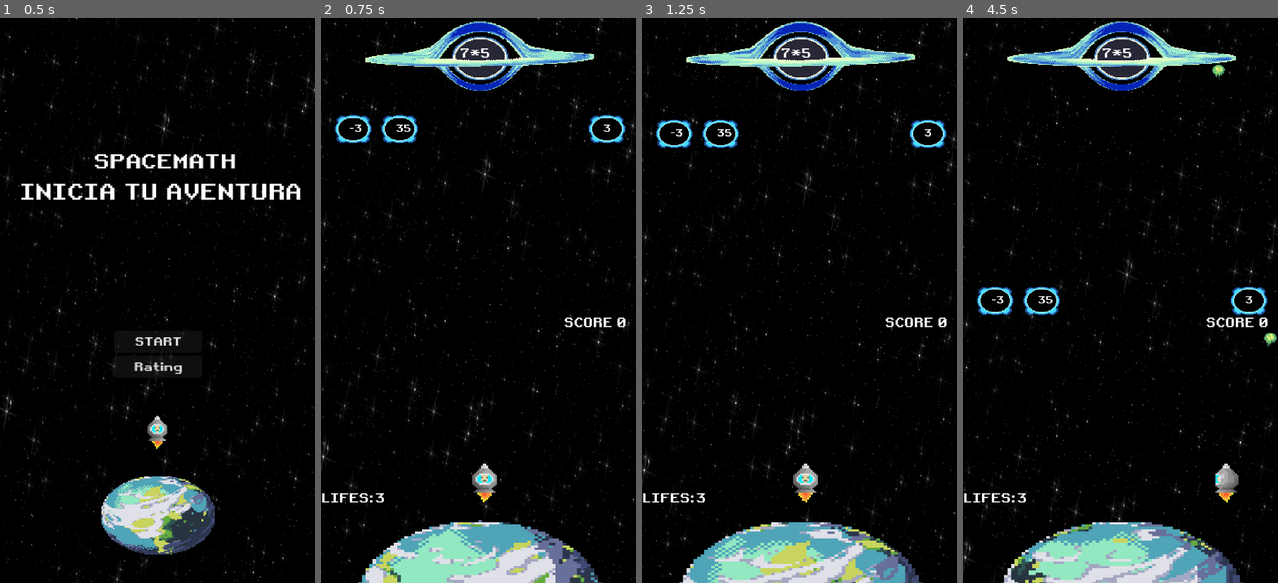
Above: before the commit, frames 1-4 (left to right).
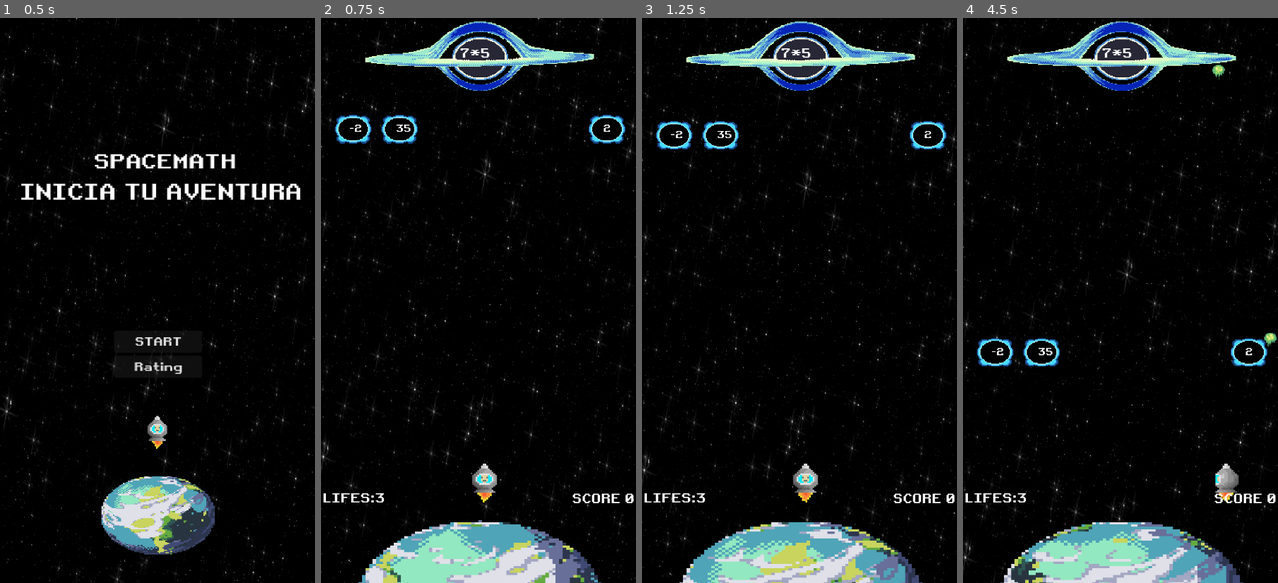
Above: after the commit, the same moments.

Repository: Keeeff9/math-kid
Game: Godot game, scene res://Scenes/menu.tscn
The game is run twice, just before and just after one commit, with the same random seed, the same clock (stepped at 60 frames per second) and the same inputs.
Inputs:
- Up to frame 1 (0.5 s): no input
- Up to frame 2 (0.75 s): click "START" at 0.5 s
- Up to frame 3 (1.25 s): no input
- Up to frame 4 (4.5 s): tap Enter (ui_accept) at 1.25, 1.52, 2.27, 3.77 s; hold Right (ui_right) 1.28-2.03 s; hold Left (ui_left) 2.03-2.78 s; hold Right (ui_right) 2.78-4.28 s; hold Left (ui_left) from 4.28 s (still down)

Frame 1 is identical in both runs. In frame 2, 0.6% of the frame differs, in the area x 0-100%, y 17-86%; in frame 3, 1.3%; in frame 4, 2.1%, in the area x 0-100%, y 47-86%.

Commit message:
Arreglo del sistema de vidas al caer un asteroide

Diff:
--- a/SpaceMath/v.0.2.2/Main_World/world.tscn
+++ b/SpaceMath/v.0.2.2/Main_World/world.tscn
@@ -493,7 +493,6 @@
 [node name="CanvasLayer" type="CanvasLayer" parent="."]
 
 [node name="menuPausa" parent="CanvasLayer" instance=ExtResource("8_uhaoi")]
-visible = false
 offset_left = -7.0
 offset_top = -3.0
 offset_right = -7.0
--- a/SpaceMath/v.0.2.2/Scenes/gui.tscn
+++ b/SpaceMath/v.0.2.2/Scenes/gui.tscn
@@ -3,9 +3,6 @@
 [ext_resource type="Script" path="res://Scripts/gui.gd" id="1_hkawb"]
 [ext_resource type="Texture2D" uid="uid://cyqv4mi4vcaps" path="res://Assets/mainEnemy.png" id="2_2x6m2"]
 [ext_resource type="FontFile" uid="uid://s15272omc2m3" path="res://Assets/fonts/retro.ttf" id="2_mlilq"]
-
-[sub_resource type="LabelSettings" id="LabelSettings_ebfd4"]
-font_size = 28
 
 [sub_resource type="AtlasTexture" id="AtlasTexture_gl63x"]
 atlas = ExtResource("2_2x6m2")
@@ -434,6 +431,9 @@
 "name": &"default",
 "speed": 15.0
 }]
+
+[sub_resource type="LabelSettings" id="LabelSettings_ebfd4"]
+font_size = 28
 
 [sub_resource type="LabelSettings" id="LabelSettings_xg7ms"]
 font_size = 29
@@ -467,22 +467,6 @@
 theme_override_constants/margin_right = 13
 metadata/_edit_use_anchors_ = true
 
-[node name="VBoxContainer_Score" type="HBoxContainer" parent="Control/MarginContainer"]
-texture_filter = 1
-layout_mode = 2
-size_flags_horizontal = 8
-size_flags_vertical = 4
-
-[node name="ScoreLabel" type="Label" parent="Control/MarginContainer/VBoxContainer_Score"]
-layout_mode = 2
-size_flags_horizontal = 6
-size_flags_vertical = 0
-theme_override_fonts/font = ExtResource("2_mlilq")
-text = "SCORE 0"
-label_settings = SubResource("LabelSettings_ebfd4")
-horizontal_alignment = 1
-vertical_alignment = 1
-
 [node name="VBoxContainer_Question" type="HBoxContainer" parent="Control/MarginContainer"]
 custom_minimum_size = Vector2(0, 1)
 layout_mode = 2
@@ -523,21 +507,34 @@
 label_settings = SubResource("LabelSettings_xg7ms")
 
 [node name="LifeLabelText" type="Label" parent="Control/Label_Lifes"]
-offset_top = 656.0
-offset_right = 116.0
+offset_left = 3.0
+offset_top = 1056.0
+offset_right = 119.0
 offset_bottom = 1093.0
 size_flags_horizontal = 0
 size_flags_vertical = 8
 theme_override_fonts/font = ExtResource("2_mlilq")
-text = "
-
-
-
-
-
-
-
-
-
-LIFES:"
+text = "LIFES:"
 label_settings = SubResource("LabelSettings_xg7ms")
+
+[node name="Score" type="Node" parent="Control"]
+
+[node name="ScoreLabel" type="Label" parent="Control/Score"]
+anchors_preset = 6
+anchor_left = 1.0
+anchor_top = 0.5
+anchor_right = 1.0
+anchor_bottom = 0.5
+offset_left = -144.0
+offset_top = 425.5
+offset_right = -4.0
+offset_bottom = 461.5
+grow_horizontal = 0
+grow_vertical = 2
+size_flags_horizontal = 2
+size_flags_vertical = 8
+theme_override_fonts/font = ExtResource("2_mlilq")
+text = "SCORE 0"
+label_settings = SubResource("LabelSettings_ebfd4")
+horizontal_alignment = 1
+vertical_alignment = 1
--- a/SpaceMath/v.0.2.2/Scripts/bullet.gd
+++ b/SpaceMath/v.0.2.2/Scripts/bullet.gd
@@ -23,13 +23,14 @@
 
 
 func _on_area_entered(area_enemy: Area2D) -> void:
+	print("Comenzamos con ", GlobalVariables.enemigos_escena , " En esta escena")
 	if area_enemy.is_in_group("enemy"):
 		var enemyLabel = area_enemy.get_node("Respuesta").text.strip_edges().to_int()
-
 		if(enemyLabel == GlobalVariables.correct_answer):
 			print("Le dio al que era")
 			GlobalVariables.score += 1
 			GlobalVariables.emit_signal("change_score")
+
 			var enemies = get_tree().get_nodes_in_group("enemy")
 			for enemy in enemies:
 				enemy.queue_free()
@@ -41,5 +42,9 @@
 			GlobalVariables.crearDosNumerosRandom()
 			GlobalVariables.emit_signal("change_operation")
 		else:
+			GlobalVariables.enemigos_escena -= 1
+			print("Quedan ", GlobalVariables.enemigos_escena, " Enemigoes  en escena")
+			GlobalVariables.score -= 1
+			GlobalVariables.emit_signal("change_score")
 			bullet.queue_free()
 			area_enemy.queue_free()
--- a/SpaceMath/v.0.2.2/Scripts/enemy.gd
+++ b/SpaceMath/v.0.2.2/Scripts/enemy.gd
@@ -1,7 +1,7 @@
 #ASTEROIDES
 extends Area2D
 var choque_enemy  := false
-var gravityy: Vector2 = Vector2(0, 50)
+var gravityy: Vector2 = Vector2(0, 65)
 var velocity: Vector2 = Vector2.ZERO
 @onready var respuesta: Label = $Respuesta
 var numeroRandom = 0
@@ -30,6 +30,18 @@
 
 func CambiarMenu():
 	get_tree().change_scene_to_file("res://Scenes/menu.tscn")
+ # Bandera para evitar múltiples descuentos
+
 #Funcion para que desaparezca los enemigos de la pantalla
 func _on_visible_on_screen_enabler_2d_screen_exited() -> void:
-	queue_free()
+
+	if GlobalVariables.enemigos_escena > 0:
+		GlobalVariables.enemigos_escena -= 1
+		if GlobalVariables.enemigos_escena == 2:
+			print("Quedaron ", GlobalVariables.enemigos_escena , " En este intento ")
+			GlobalVariables.lifes -= 1
+			GlobalVariables.emit_signal("change_life")
+			if GlobalVariables.lifes <= 0:
+				call_deferred("CambiarMenu")
+
+	queue_free()  # Elimina el nodo del árbol
--- a/SpaceMath/v.0.2.2/Scripts/globalVariables.gd
+++ b/SpaceMath/v.0.2.2/Scripts/globalVariables.gd
@@ -4,6 +4,7 @@
 signal change_score
 signal change_operation
 
+var enemigos_escena = 3
 var score := 0
 var lifes := 3
 var correct_answer = 0
@@ -19,8 +20,6 @@
 func global_Resetlife():
 	lifes = 3
 
-
-
 func crearRandomOperation(num1: int, num2: int) -> void:
 	var num = RandomNumberGenerator.new()
 	var operationCase = num.randi_range(1, 3)
@@ -31,7 +30,12 @@
 			correct_answer = num1 + num2
 		2:
 			operator = "-"
+			if num2 > num1:
+				var temp = num1
+				num1 = num2
+				num2 = temp
 			correct_answer = num1 - num2
+
 		3:
 			operator = "*"
 			correct_answer = num1 * num2
@@ -44,7 +48,7 @@
 func crearDosNumerosRandom()-> void:
 	incorret_answer.clear()
 	var numRandom = RandomNumberGenerator.new()
-	var numAleatorioRandom = numRandom.randi_range(1,4)
+	var numAleatorioRandom = numRandom.randi_range(1,3)
 	var num1Random = correct_answer + numAleatorioRandom
 	var num2Random =  correct_answer - numAleatorioRandom
 
--- a/SpaceMath/v.0.2.2/Scripts/gui.gd
+++ b/SpaceMath/v.0.2.2/Scripts/gui.gd
@@ -1,7 +1,7 @@
 extends CanvasLayer
 
 @onready var life_label_count: Label = $Control/Label_Lifes/LifeLabelCount
-@onready var score_label: Label = $Control/MarginContainer/VBoxContainer_Score/ScoreLabel
+@onready var score_label: Label = $Control/Score/ScoreLabel
 @onready var question_label: Label = $Control/MarginContainer/VBoxContainer_Question/QuestionLabel
 
 # Called when the node enters the scene tree for the first time.
@@ -24,6 +24,6 @@
 func change_text_life():
 	life_label_count.text  = str(GlobalVariables.lifes)
 func change_text_score():
-	score_label.text = "Score: "+ str(GlobalVariables.score)
+	score_label.text = "SCORE: "+ str(GlobalVariables.score)
 func change_operation():
 	question_label.text = GlobalVariables.operation
--- a/SpaceMath/v.0.2.2/Scripts/world.gd
+++ b/SpaceMath/v.0.2.2/Scripts/world.gd
@@ -41,10 +41,13 @@
 	enemy1.position = Vector2(position_select[0].position.x,position_select[0].position.y)
 	enemy2.position = Vector2(position_select[1].position.x,position_select[1].position.y)
 	enemy3.position = Vector2(position_select[2].position.x,position_select[2].position.y)
-	print("Se elegieron las posiciones:" , position_select[0].position , position_select[1] , position_select[2])
+
 	add_child(enemy1)
 	add_child(enemy2)
 	add_child(enemy3)
+	GlobalVariables.enemigos_escena = 3
+	print("Se comenzo con ", GlobalVariables.enemigos_escena , " Enemigos")
+
 
 
 	#obtner el label Respuesta de enemy
